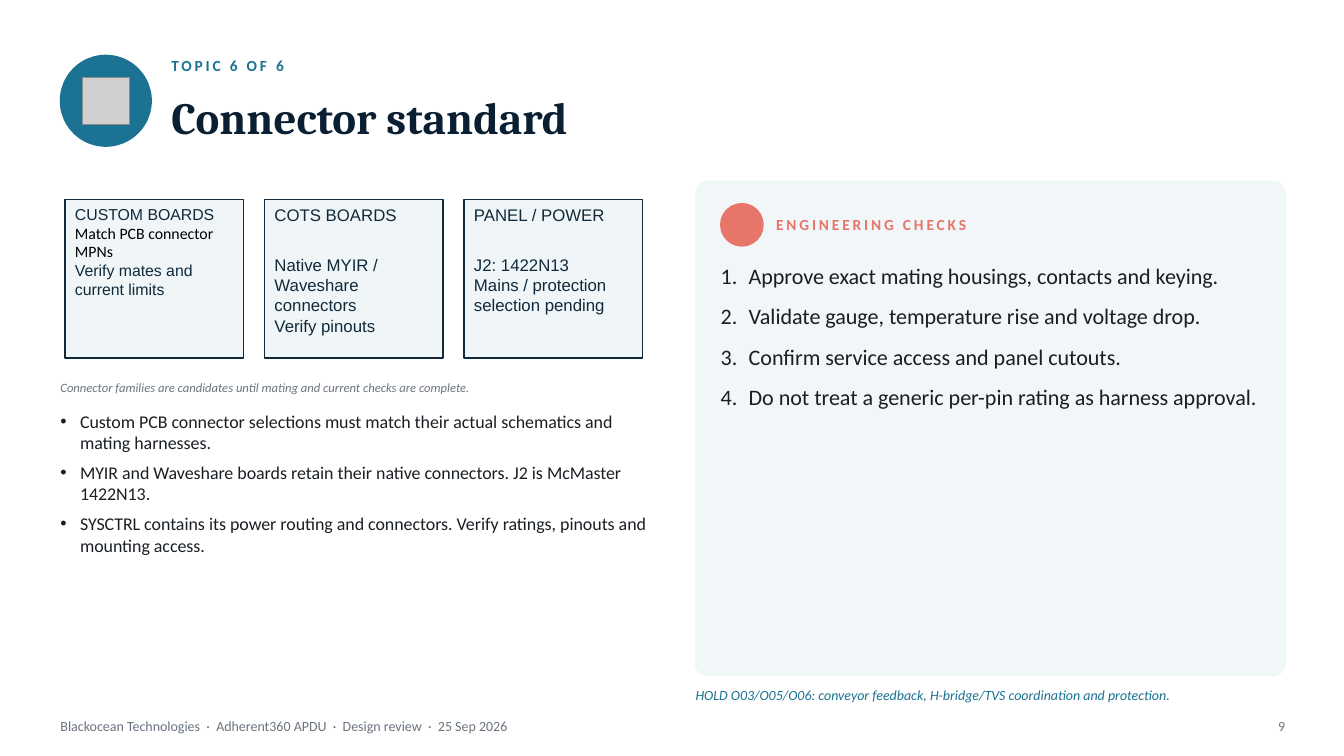
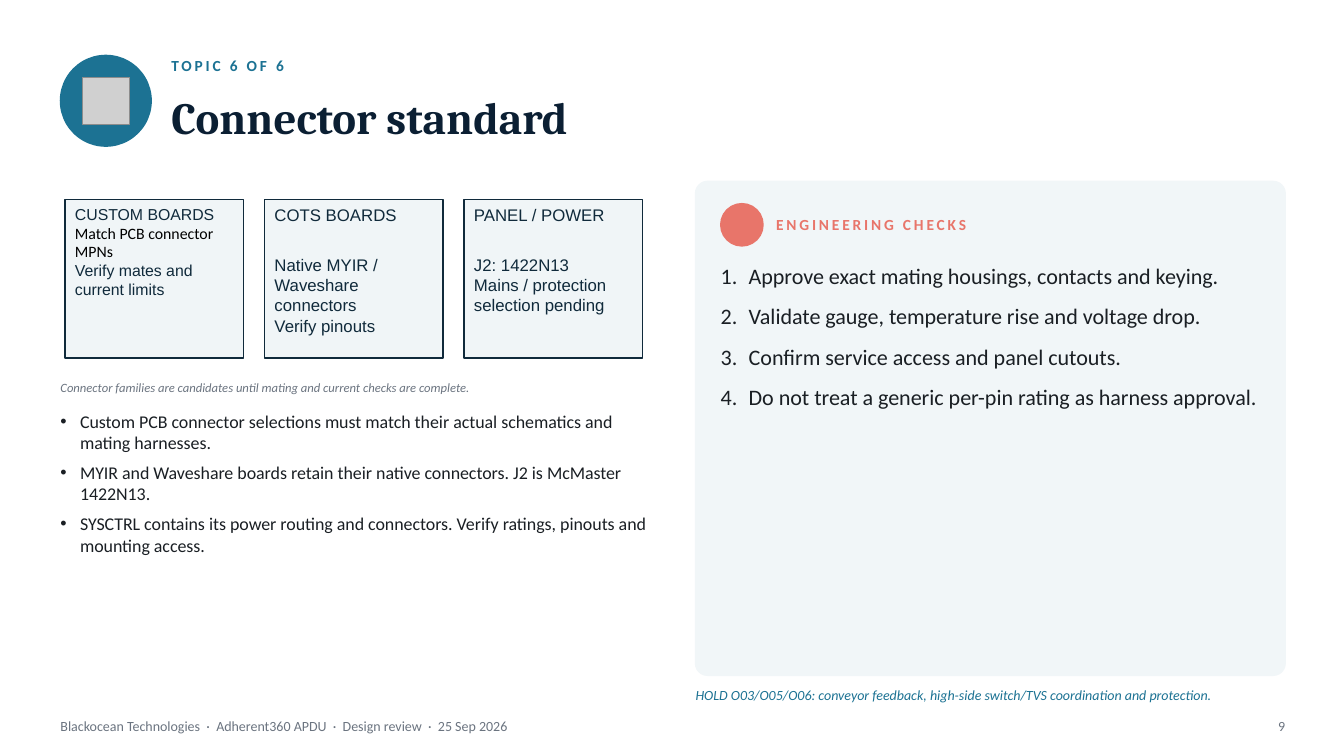
Before and after one commit to Microver-Electronics/Adherent, a slide deck: slide 9 of SYS/ADHERENT_Design_Review.pptx. Drawn at 1344x756 pixels with LibreOffice and Linux fonts; fonts in the diff are those of the drawing; grey boxes stand for pictures; background and template pictures are left out. Boxes give left, top, right and bottom in pixels: in the first picture for what was removed or moved away, otherwise in the second. Text is boxed around its words. In the diff, an @@ line names an element or a change of style, - is before the commit and + after.

```diff
--- a/SYS/ADHERENT_Design_Review.pptx
+++ b/SYS/ADHERENT_Design_Review.pptx
@@ text at (696, 690, 1212, 703): text changed @@
-HOLD O03/O05/O06: conveyor feedback, H-bridge/TVS coordination and protection.
+HOLD O03/O05/O06: conveyor feedback, high-side switch/TVS coordination and protection.
```
Also in this commit, not shown: 1 other slide changed, 9 other files.
